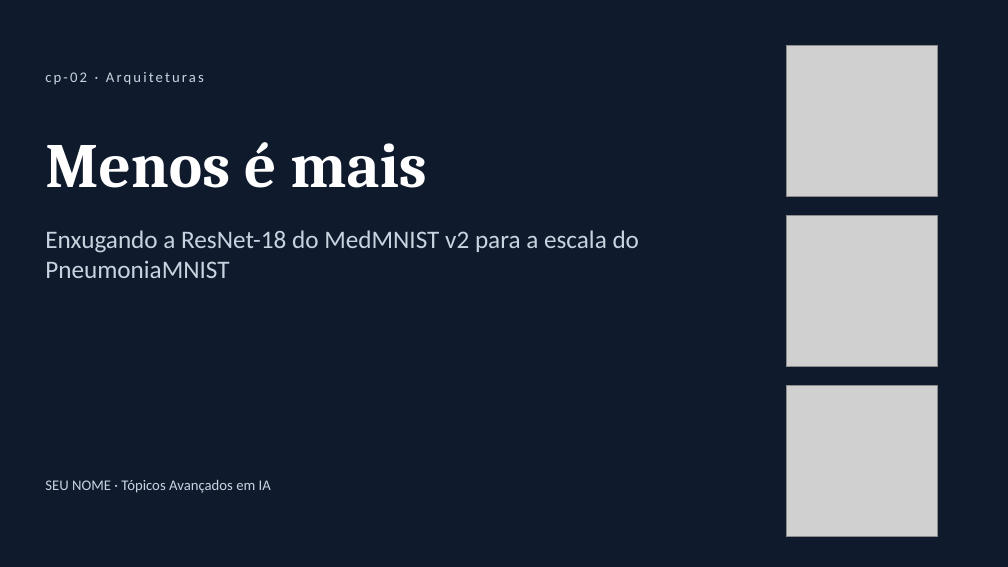
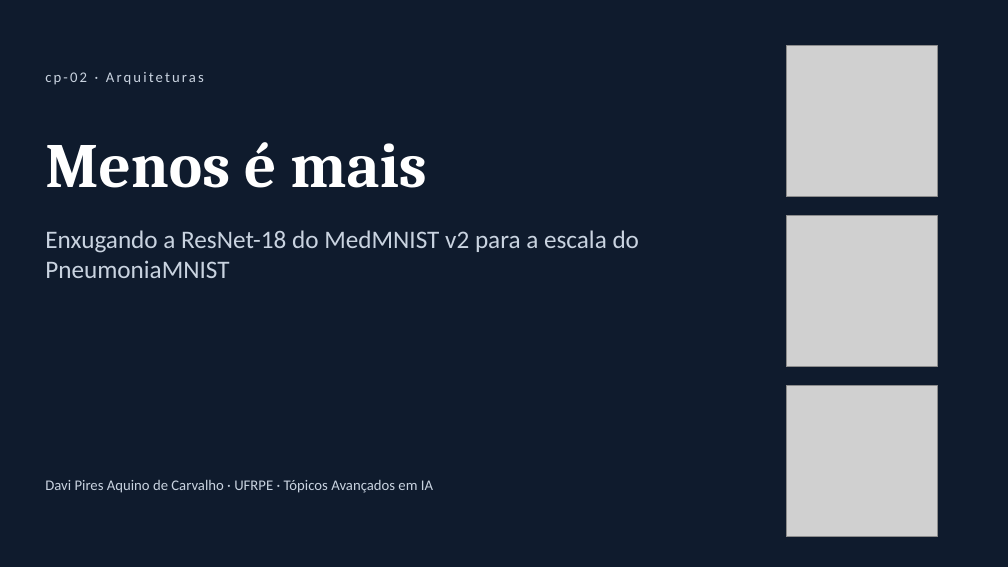
Before and after one commit to DaviPac/topicos-avancados-ia-cp02, a slide deck: slide 1 of code/cnn-pneumonia-medmnist/slides/apresentacao.pptx. Drawn at 1008x567 pixels with LibreOffice and Linux fonts; fonts in the diff are those of the drawing; grey boxes stand for pictures. Boxes give left, top, right and bottom in pixels: in the first picture for what was removed or moved away, otherwise in the second. Text is boxed around its words. In the diff, an @@ line names an element or a change of style, - is before the commit and + after.

```diff
--- a/code/cnn-pneumonia-medmnist/slides/apresentacao.pptx
+++ b/code/cnn-pneumonia-medmnist/slides/apresentacao.pptx
@@ text at (45, 480, 433, 493): text changed @@
-SEU NOME · Tópicos Avançados em IA
+Davi Pires Aquino de Carvalho · UFRPE · Tópicos Avançados em IA
```
Also in this commit, not shown: 4 other files.
